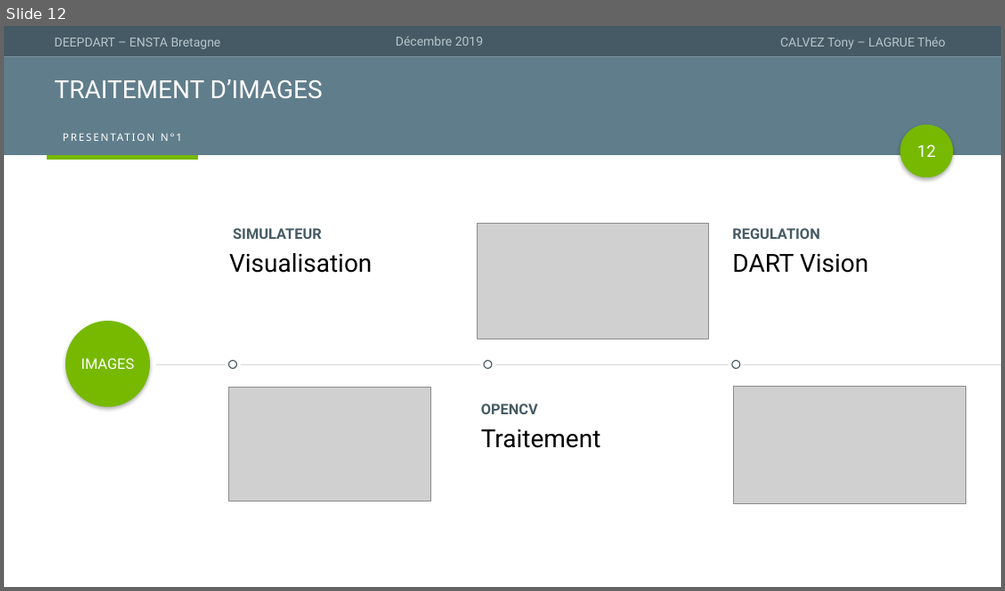
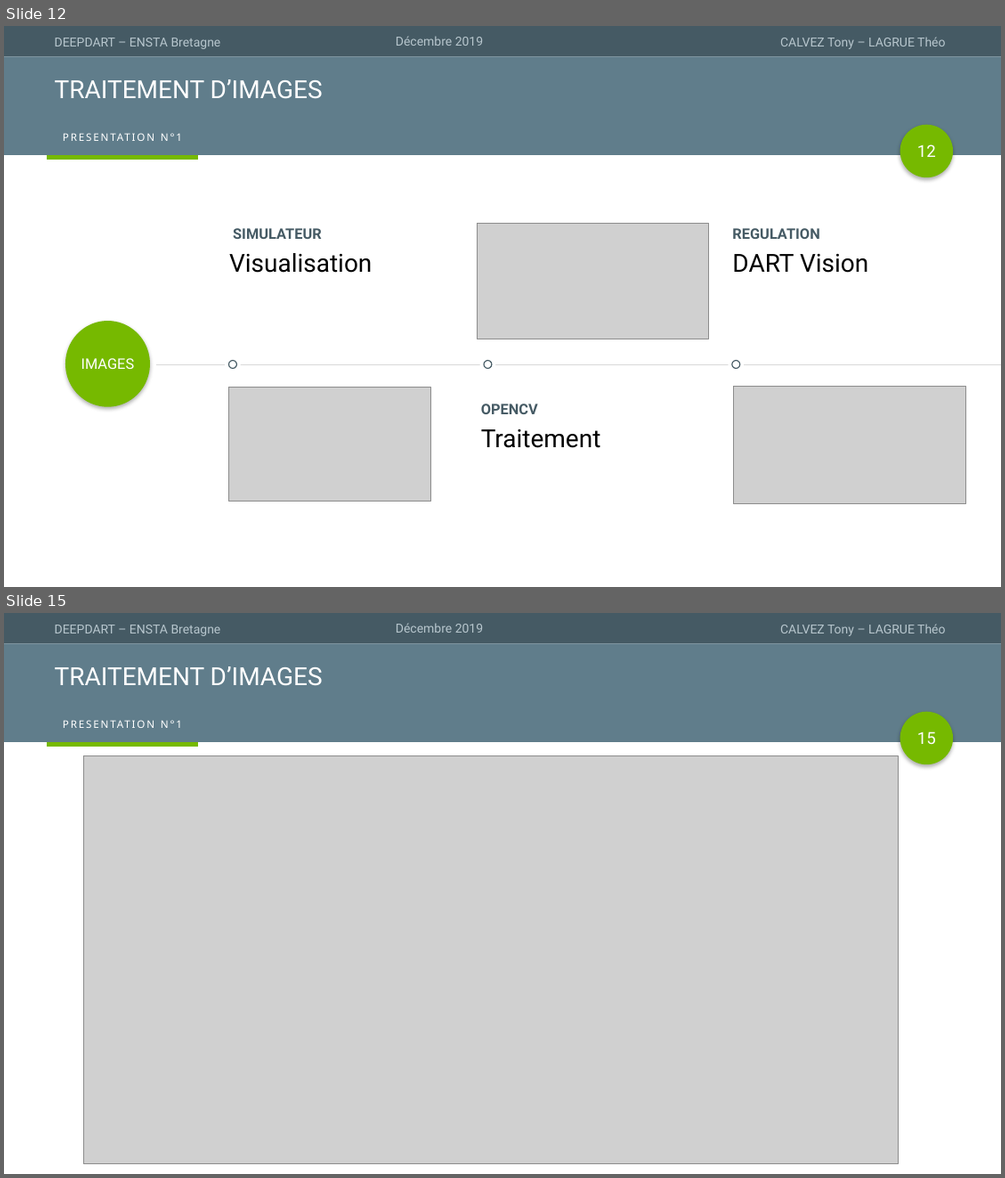
Before and after one commit to TonyCalvez/DEEPDART, a slide deck: PRESENTATION/Présentation1.pptx. Shown one above the other, each under a label of ours: slide 12 before the commit, slides 12 and 15 after it; the slides between them are not shown. The pictures are 1005x591 and 1005x1178 pixels, drawn with LibreOffice and Linux fonts; fonts in the diff are those of the drawing; grey boxes stand for pictures. Boxes give left, top, right and bottom in pixels: in the first picture for what was removed or moved away, otherwise in the second. Text is boxed around its words. In the diff, an @@ line names an element or a change of style, - is before the commit and + after.

```diff
--- a/PRESENTATION/Présentation1.pptx
+++ b/PRESENTATION/Présentation1.pptx
@@ slide 15 added at (4, 613, 1001, 1174), background #FFFFFF; not listed: 8 template elements that a slide beside it also shows @@
@@ title added at (55, 666, 323, 686), 24 pt, text #FFFFFF @@
+TRAITEMENT D’IMAGES
@@ page number added at (917, 731, 936, 744), 16 pt, text #FFFFFF @@
+15
@@ picture added at (83, 755, 898, 1163) @@
```
Also in this commit, not shown: 6 slides changed, 5 other slides added, 1 other file.
